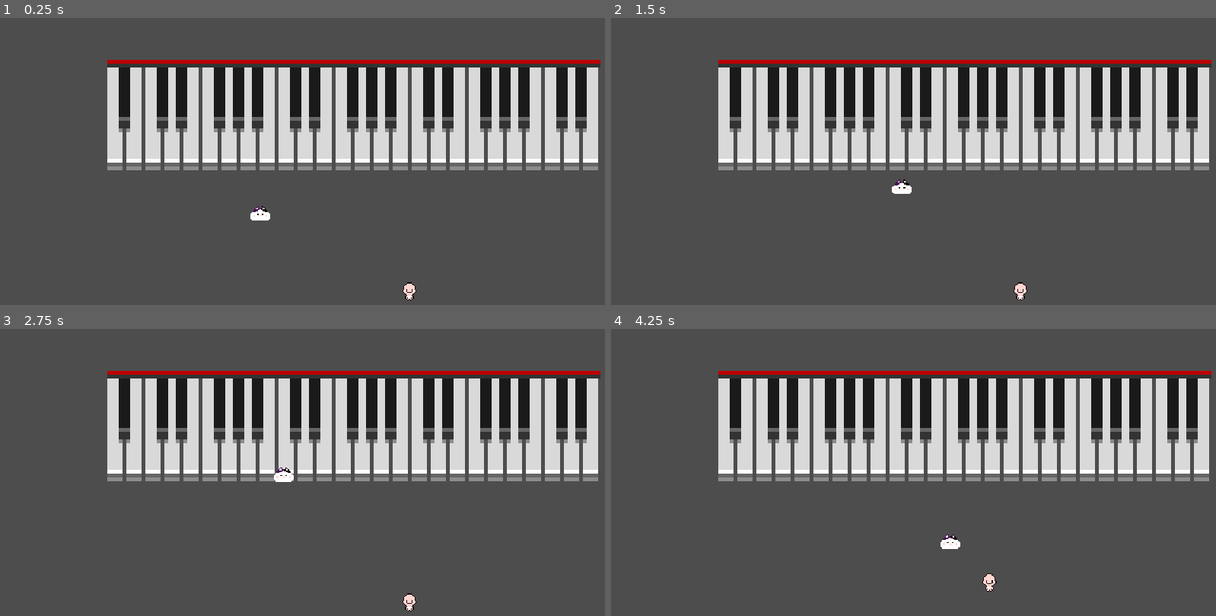
Above: before the commit, frames 1-4 (two rows, left to right).
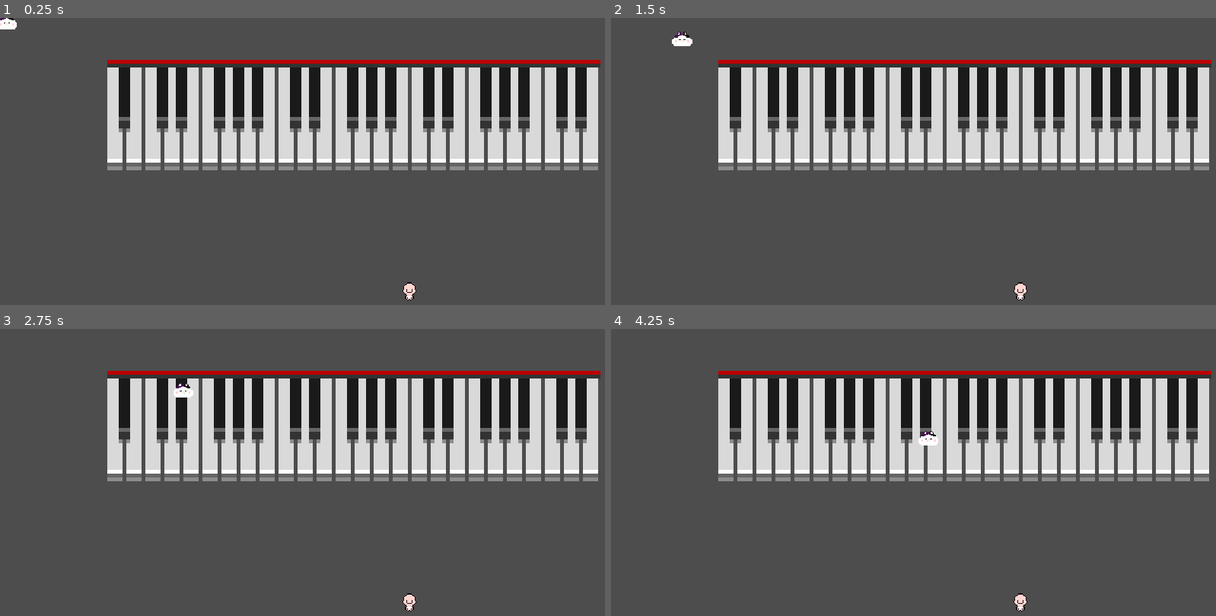
Above: after the commit, the same moments.

Repository: Sooshimi/fat-cat-lullaby
Game: Godot game, scene res://scenes/level_1.tscn
The game is run twice, just before and just after one commit, with the same random seed, the same clock (stepped at 60 frames per second) and the same inputs.
Inputs (mouse positions are in pixels of both pictures, inside the frame that each line leads up to):
- Up to frame 1 (0.25 s): no input
- Up to frame 2 (1.5 s): move the mouse to (1046, 172) at 0.52 s; click (1046, 172) at 0.6 s; move the mouse to (792, 207) at 1.27 s; click (792, 207) at 1.35 s
- Up to frame 3 (2.75 s): move the mouse to (363, 423) at 2.02 s; click (363, 423) at 2.1 s
- Up to frame 4 (4.25 s): move the mouse to (883, 570) at 2.77 s; click (883, 570) at 2.85 s; move the mouse to (1101, 552) at 3.52 s; click (1101, 552) at 3.6 s

The runs differ from the first frame. In frame 1, 0.2% of the frame differs, in the area x 0-45%, y 0-71%; in frame 2, 0.3%; in frame 3, 0.2%; in frame 4, 0.5%, in the area x 50-69%, y 35-99%.

Commit message:
Add cat slide

Diff:
--- a/project.godot
+++ b/project.godot
@@ -40,6 +40,11 @@
 "events": [Object(InputEventKey,"resource_local_to_scene":false,"resource_name":"","device":-1,"window_id":0,"alt_press …(182 unchanged characters)…
 ]
 }
+left_click={
+"deadzone": 0.5,
+"events": [Object(InputEventMouseButton,"resource_local_to_scene":false,"resource_name":"","device":-1,"window_id":0,"alt_pressed":false,"shift_pressed":false,"ctrl_pressed":false,"meta_pressed":false,"button_mask":0,"position":Vector2(0, 0),"global_position":Vector2(0, 0),"factor":1.0,"button_index":1,"canceled":false,"pressed":false,"double_click":false,"script":null)
+]
+}
 
 [layer_names]
 
--- a/scenes/baby.gd
+++ b/scenes/baby.gd
@@ -1,6 +1,6 @@
 extends CharacterBody2D
 
-var speed = 65
+var speed = 50
 var player : Node
 var relative_direction : Vector2
 var collision
--- a/scenes/fat_cat.gd
+++ b/scenes/fat_cat.gd
@@ -2,15 +2,30 @@
 
 var speed := 100
 var target : Vector2
+var is_moving : bool
+var collision
 
 func _physics_process(delta):
-	get_input()
+	get_input(delta)
 
-	if global_position.distance_to(target) > 1:
-		move_and_slide()
+	# Stop player from clicking whilst cat is moving
+	if global_position.distance_to(target) > 10:
+		is_moving = true
+	else:
+		is_moving = false
 
-func get_input():
-	if Input.is_mouse_button_pressed(1):
+#	if collision:
+#		# Allows player to slide on walls
+#		velocity = velocity.slide(collision.get_normal())
+
+func get_input(delta):
+	if Input.is_action_just_pressed("left_click") && !is_moving:
 		target = get_global_mouse_position()
 
-	velocity = global_position.direction_to(target) * speed
+	collision = move_and_collide(velocity * delta, false, 0.00)
+
+	if is_moving:
+		velocity = global_position.direction_to(target) * speed
+	else:
+		# Short cat slide after rolling
+		velocity = velocity.move_toward(Vector2.ZERO, 6)
--- a/scenes/level_1.tscn
+++ b/scenes/level_1.tscn
@@ -10,7 +10,7 @@
 position = Vector2(372, 102)
 
 [node name="FatCat" parent="." instance=ExtResource("1_tss6p")]
-position = Vector2(294, 223)
+position = Vector2(24, 21)
 
 [node name="Baby" parent="." instance=ExtResource("3_n3qp0")]
 position = Vector2(431, 288)
